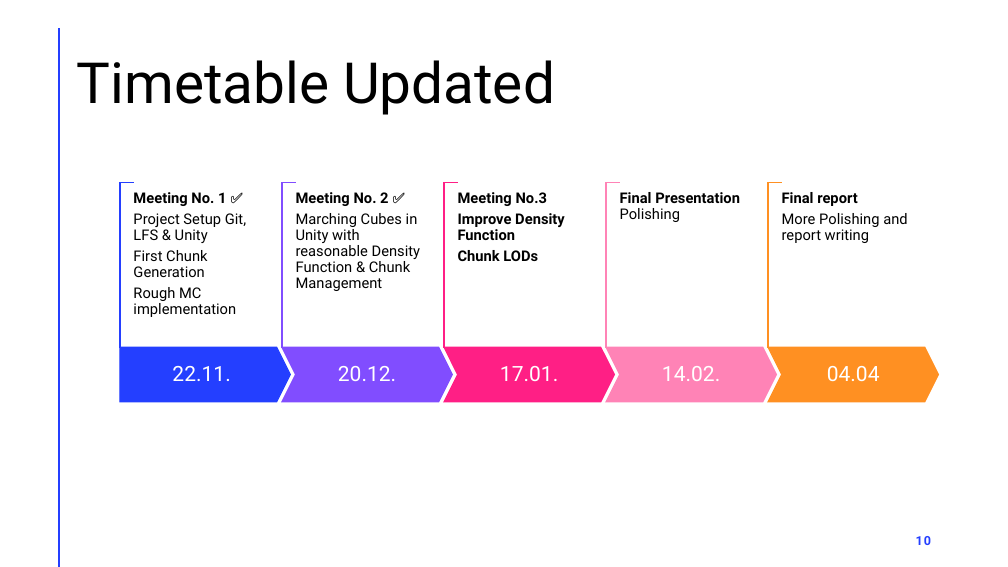
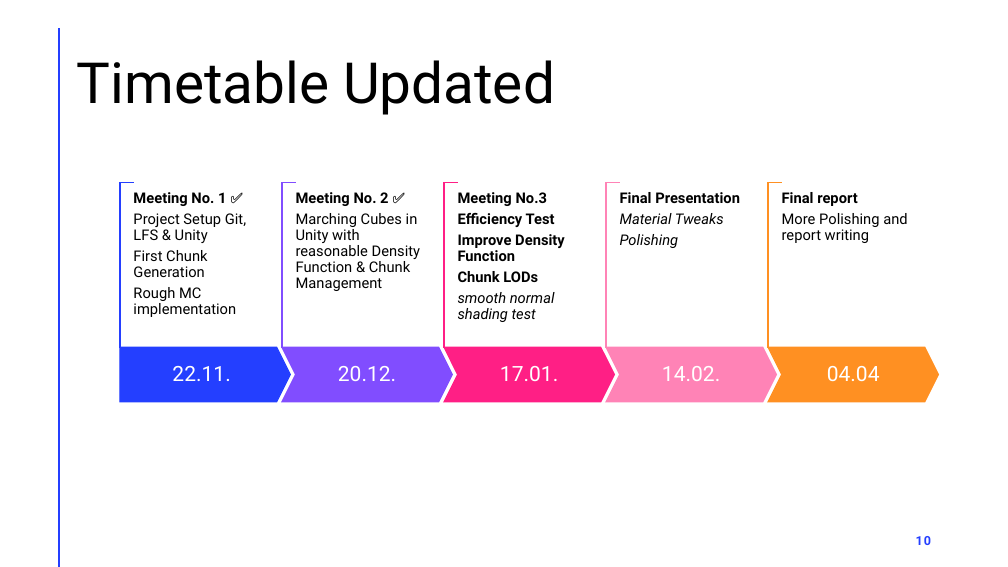
Before and after one commit to je-lehmann/cg_terrain_generator, a slide deck: slide 10 of Computergrafik Praktikum.pptx. Drawn at 1008x567 pixels with LibreOffice and Linux fonts; fonts in the diff are those of the drawing. Boxes give left, top, right and bottom in pixels: in the first picture for what was removed or moved away, otherwise in the second. Text is boxed around its words. In the diff, an @@ line names an element or a change of style, - is before the commit and + after.

```diff
--- a/Computergrafik Praktikum.pptx
+++ b/Computergrafik Praktikum.pptx
@@ text at [620, 192, 740, 248]: text changed; bold off; italic on @@
-Final Presentation
-Polishing
+Final Presentation
+Material Tweaks
+Polishing
@@ text at [458, 213, 555, 227]: paragraph added @@
+Efficiency Test
@@ text at [458, 292, 555, 319]: paragraph added @@
+smooth normal shading test
```
Also in this commit, not shown: 2 other slides changed, 5 other files.
